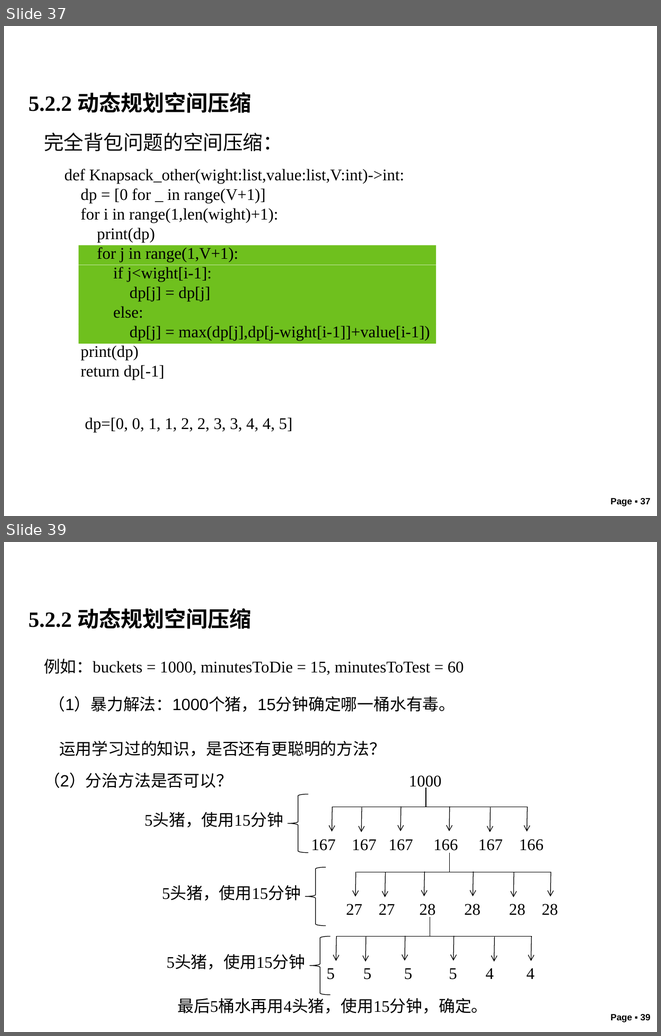
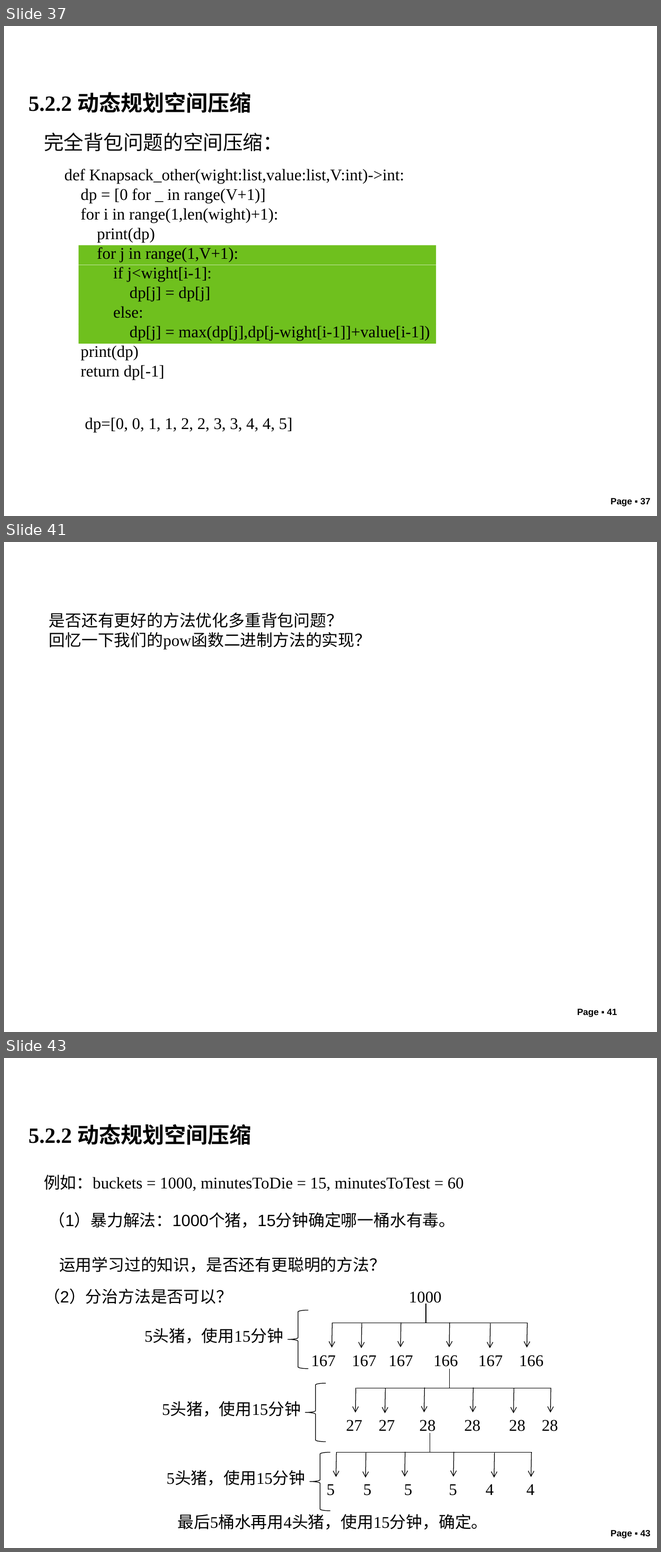
Before and after one commit to liutongling/DP, a slide deck: file/第5章 动态规划法.pptx. Shown one above the other, each under a label of ours: slides 37 and 39 before the commit, slides 37, 41 and 43 after it; the slides between them are not shown. The pictures are 661x1036 and 661x1552 pixels, drawn with LibreOffice and Linux fonts; fonts in the diff are those of the drawing; background and template pictures are left out. Boxes give left, top, right and bottom in pixels: in the first picture for what was removed or moved away, otherwise in the second. Text is boxed around its words. In the diff, an @@ line names an element or a change of style, - is before the commit and + after.

```diff
--- a/file/第5章 动态规划法.pptx
+++ b/file/第5章 动态规划法.pptx
@@ slide 41 added at box(4, 542, 657, 1032), background #FFFFFF @@
@@ text added at box(49, 612, 371, 650), 18 pt, text #000000 @@
+是否还有更好的方法优化多重背包问题？
+回忆一下我们的pow函数二进制方法的实现？
@@ page number added at box(577, 1008, 617, 1017), 10 pt, text #000000, bold @@
+Page ▪ 41
@@ what was slide 39 is now slide 43 @@
@@ page number at box(610, 1530, 651, 1538): text changed @@
-Page ▪ 39
+Page ▪ 43
```
Also in this commit, not shown: 3 slides changed, 1 other slide added, 2 other files.
